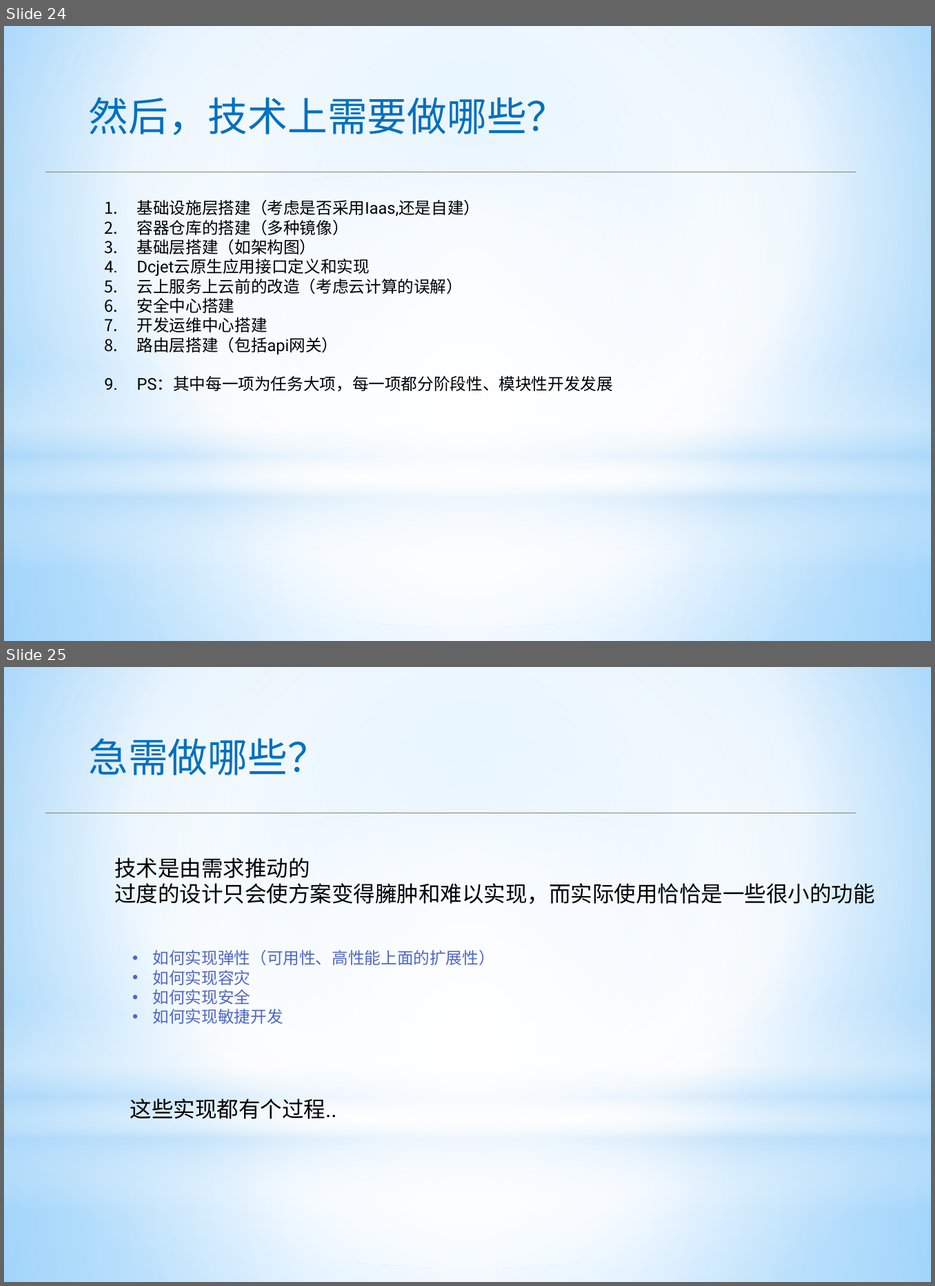
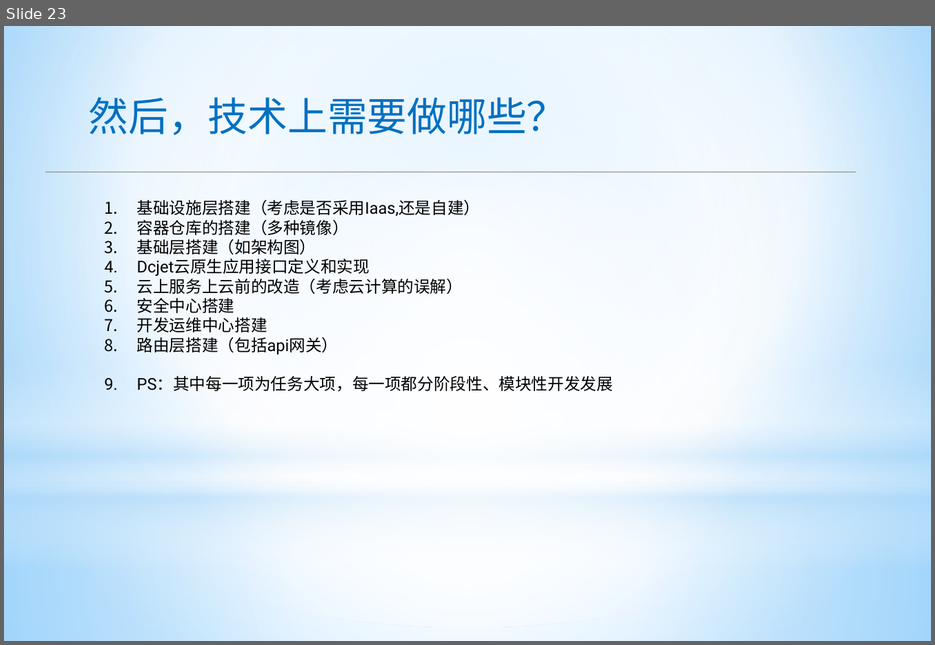
Before and after one commit to apporoad/DesignAndScheme2017, a slide deck: c云服务架构/Paas架构设计.pptx. Shown one above the other, each under a label of ours: slides 24 and 25 before the commit, slide 23 after it. The pictures are 935x1286 and 935x645 pixels, drawn with LibreOffice and Linux fonts; fonts in the diff are those of the drawing. Boxes give left, top, right and bottom in pixels: in the first picture for what was removed or moved away, otherwise in the second. Text is boxed around its words. In the diff, an @@ line names an element or a change of style, - is before the commit and + after.

```diff
--- a/c云服务架构/Paas架构设计.pptx
+++ b/c云服务架构/Paas架构设计.pptx
@@ slide 25 removed at [4, 667, 931, 1282], background gradient #9ED5FF to #FFFFFF to #5BB9FF; not listed: 4 template elements that a slide beside it also shows @@
@@ text removed at [88, 738, 327, 775] @@
-急需做哪些？
@@ line removed from (45, 813) to (856, 813) @@
@@ text removed at [114, 857, 875, 904] @@
-技术是由需求推动的
-过度的设计只会使方案变得臃肿和难以实现，而实际使用恰恰是一些很小的功能
@@ text removed at [153, 950, 495, 1024] @@
-• 如何实现弹性（可用性、高性能上面的扩展性）
-• 如何实现容灾
-• 如何实现安全
-• 如何实现敏捷开发
@@ text removed at [130, 1098, 337, 1119] @@
-这些实现都有个过程..
@@ what was slide 24 is now slide 23 @@
```
Also in this commit, not shown: 3 slides changed, 2 other slides removed.
